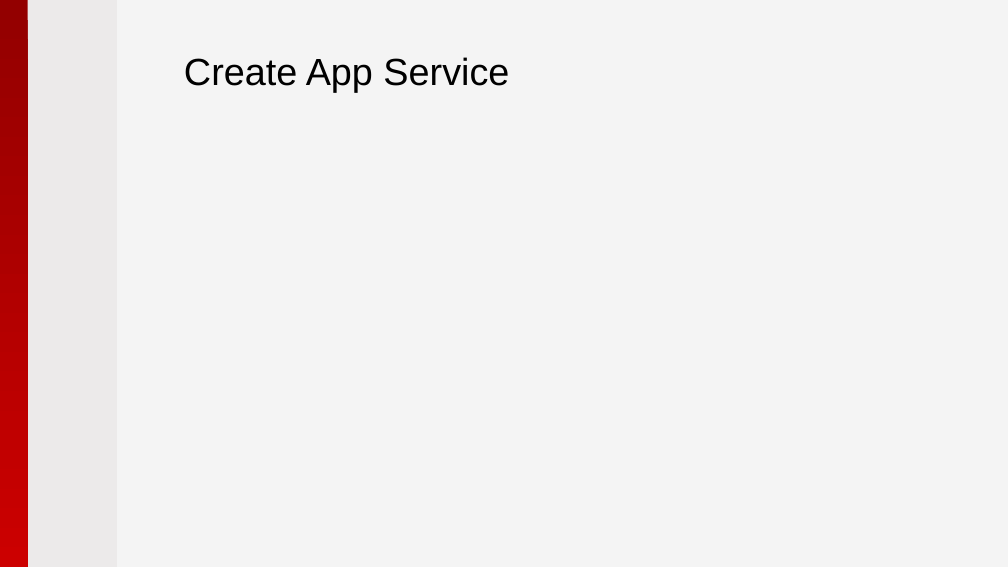
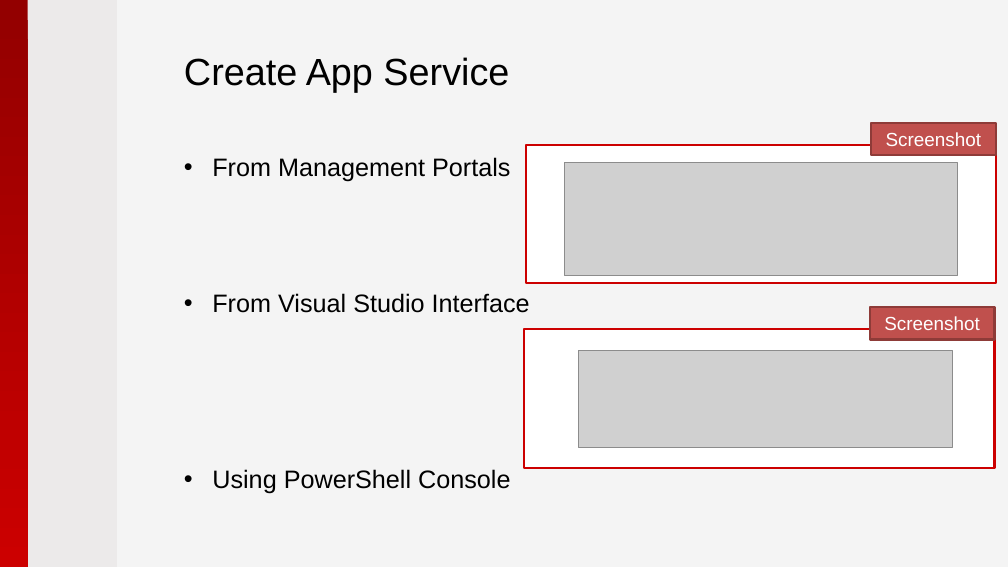
Before and after one commit to pryabov/Hackathon-2015, a slide deck: slide 19 of Presentation/2015 - Microsoft Azure.pptx. Drawn at 1008x567 pixels with LibreOffice and Linux fonts; fonts in the diff are those of the drawing; grey boxes stand for pictures; background and template pictures are left out. Boxes give left, top, right and bottom in pixels: in the first picture for what was removed or moved away, otherwise in the second. Text is boxed around its words. In the diff, an @@ line names an element or a change of style, - is before the commit and + after.

```diff
--- a/Presentation/2015 - Microsoft Azure.pptx
+++ b/Presentation/2015 - Microsoft Azure.pptx
@@ rectangle added at (526,144,996,284), fill #FFFFFF, outline #CC0000 2 pt @@
@@ rectangle added at (871,123,996,155), fill #C0504D, outline #8E3B39 2 pt, 18 pt, text #FFFFFF @@
+Screenshot
@@ text added at (212,157,530,494), 24 pt, text #000000 @@
+• From Management Portals
+• From Visual Studio Interface
+• Using PowerShell Console
@@ picture added at (564,163,957,275) @@
@@ rectangle added at (870,307,994,340), fill #C0504D, outline #8E3B39 2 pt, 18 pt, text #FFFFFF @@
+Screenshot
@@ rectangle added at (525,330,995,469), fill #FFFFFF, outline #CC0000 2 pt @@
@@ picture added at (578,350,952,447) @@
```
Also in this commit, not shown: 3 other slides changed, 1 other file.
